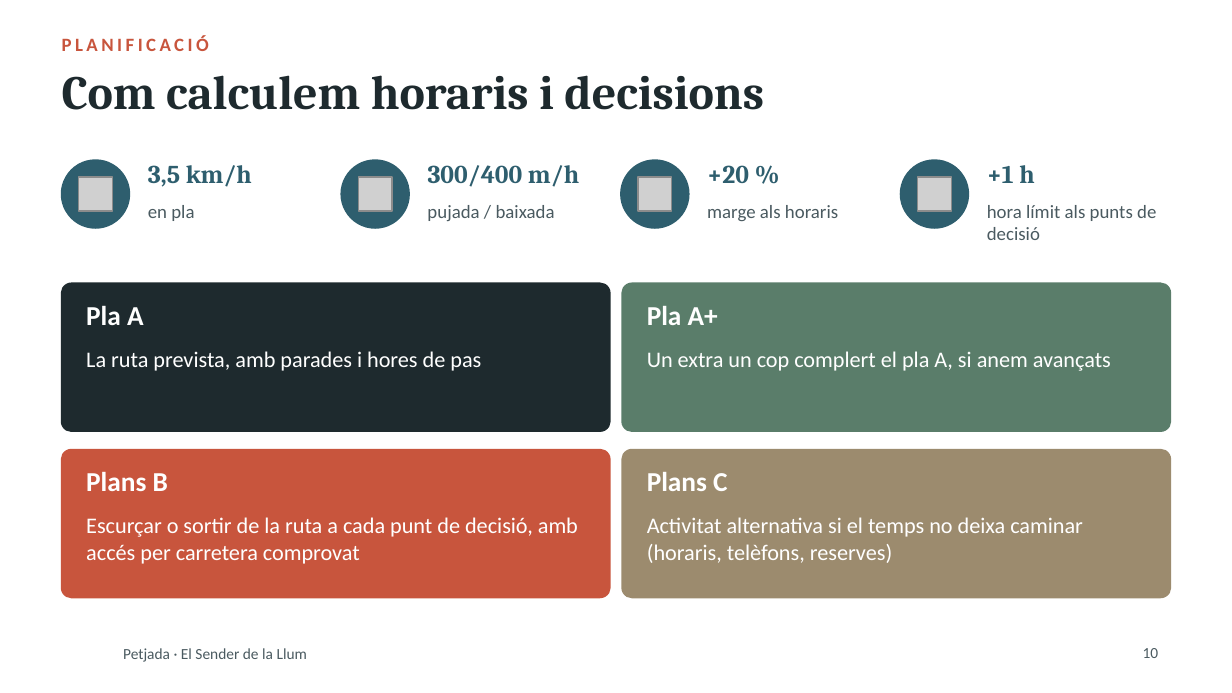
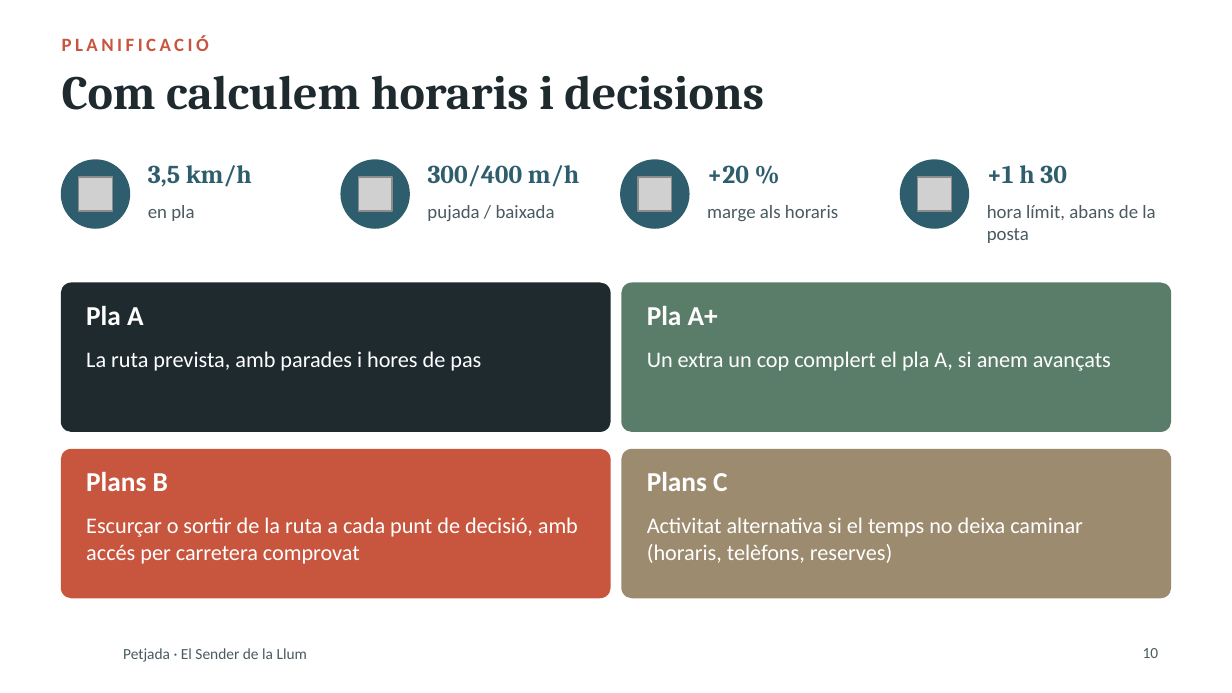
Before and after one commit to stosalca/sender-de-la-llum, a slide deck: slide 10 of Presentacio_2_Petjada.pptx. Drawn at 1232x693 pixels with LibreOffice and Linux fonts; fonts in the diff are those of the drawing; grey boxes stand for pictures; background and template pictures are left out. Boxes give left, top, right and bottom in pixels: in the first picture for what was removed or moved away, otherwise in the second. Text is boxed around its words. In the diff, an @@ line names an element or a change of style, - is before the commit and + after.

```diff
--- a/Presentacio_2_Petjada.pptx
+++ b/Presentacio_2_Petjada.pptx
@@ text at bbox=[987, 165, 1067, 183]: text changed @@
-+1 h
++1 h 30
@@ text at bbox=[987, 205, 1155, 243]: text changed @@
-hora límit als punts de decisió
+hora límit, abans de la posta
```
Also in this commit, not shown: 8 other slides changed, 9 slides added, 3 slides removed, 10 other files.
